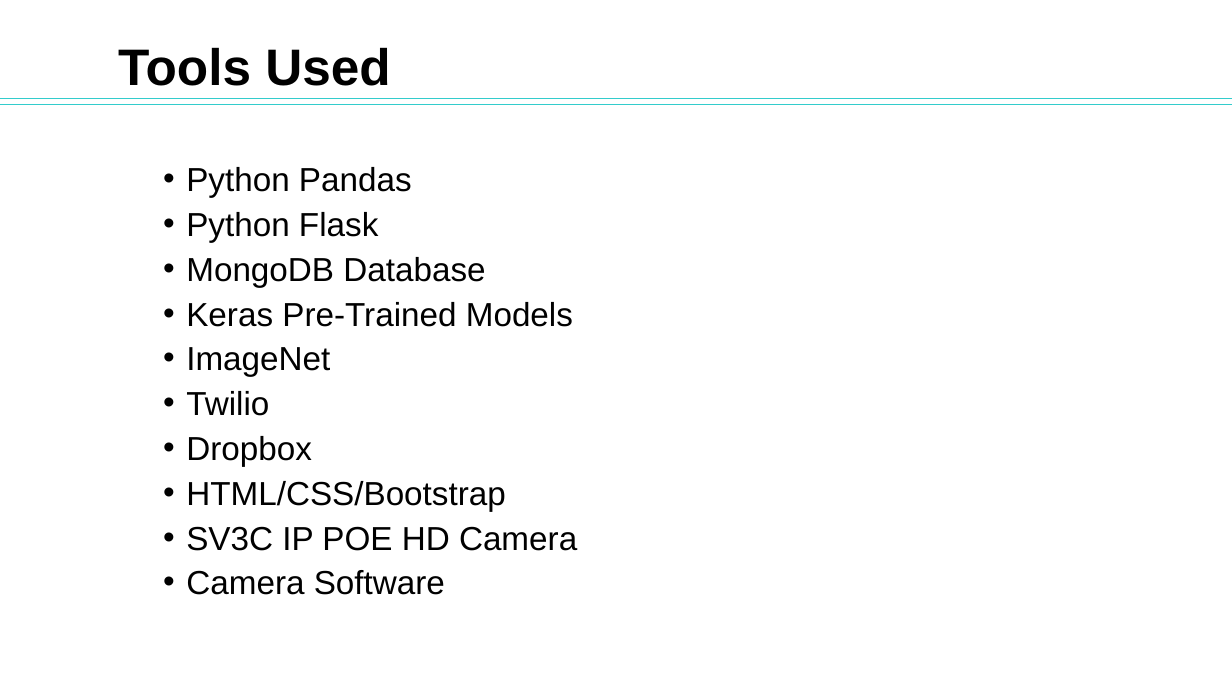
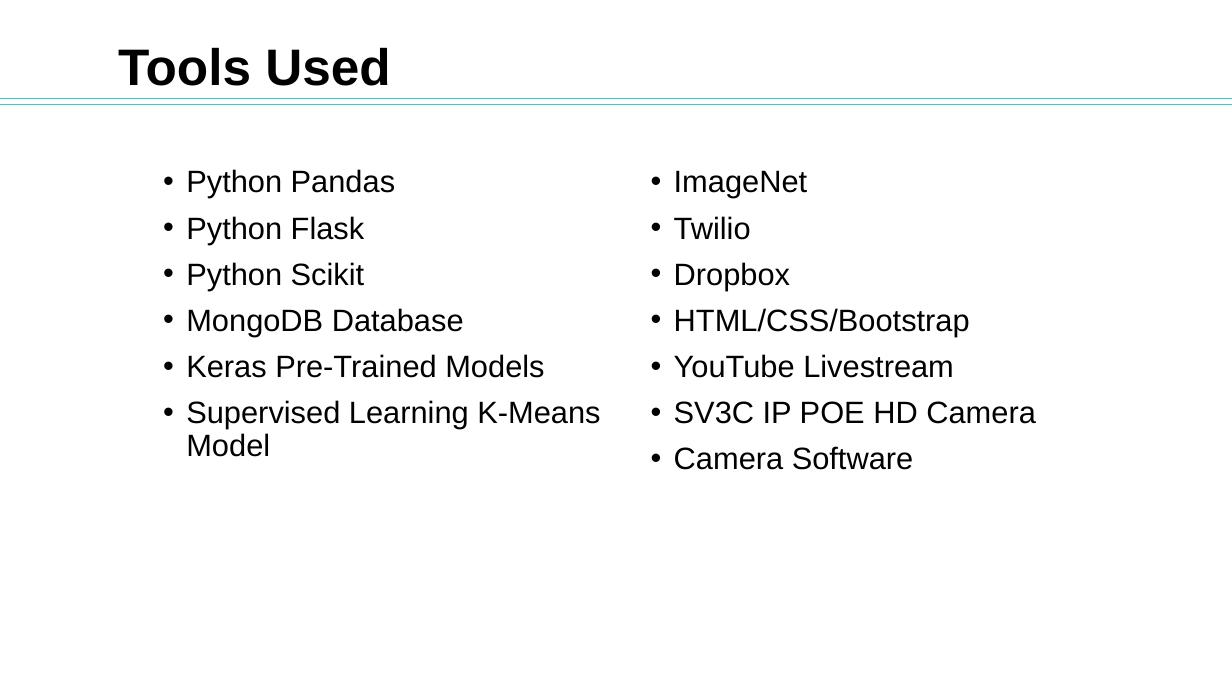
Before and after one commit to brandonsfick/Helix_Eye_InTheSky, a slide deck: slide 4 of Final Project Presentation2.pptx. Drawn at 1232x693 pixels with LibreOffice and Linux fonts; fonts in the diff are those of the drawing; background and template pictures are left out. Boxes give left, top, right and bottom in pixels: in the first picture for what was removed or moved away, otherwise in the second. Text is boxed around its words. In the diff, an @@ line names an element or a change of style, - is before the commit and + after.

Commit message:
Updating PowerPoint

```diff
--- a/Final Project Presentation2.pptx
+++ b/Final Project Presentation2.pptx
@@ text "Python Pandas" at [186, 169, 1036, 470]: columns 1 to 2 @@
@@ text at [186, 169, 1036, 470]: size 25.9 to 24 pt in "Python Pandas", "Python Flask", "MongoDB Database", "Keras Pre-Trained Models" and 6 more places; line spacing 0.8 to 0.9 @@
@@ text at [186, 262, 365, 290]: paragraph added @@
+• Python Scikit
@@ text at [674, 354, 954, 378]: paragraph added @@
+• YouTube Livestream
@@ text at [186, 400, 600, 457]: paragraph added @@
+• Supervised Learning K-Means Model
```
